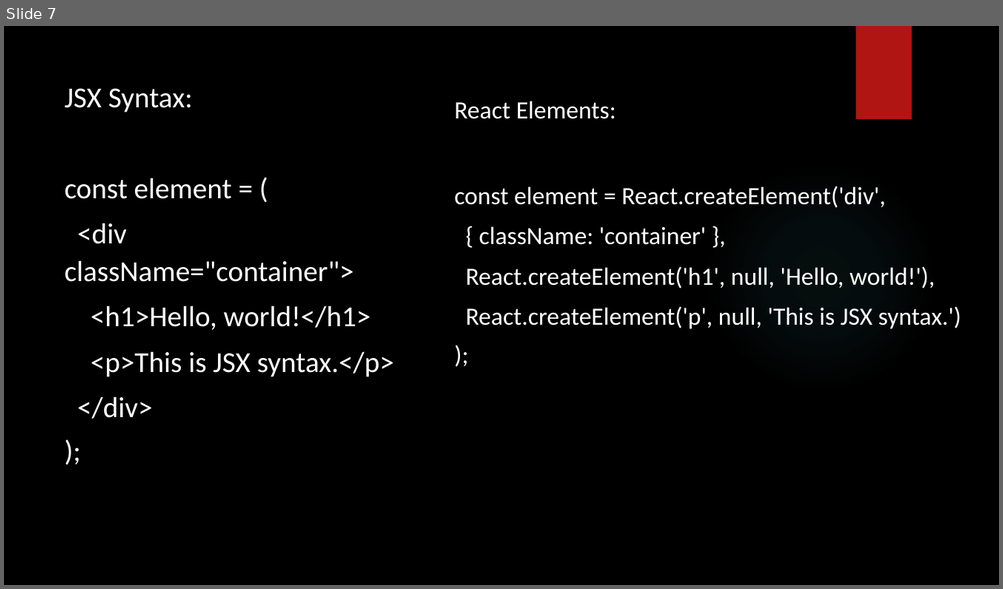
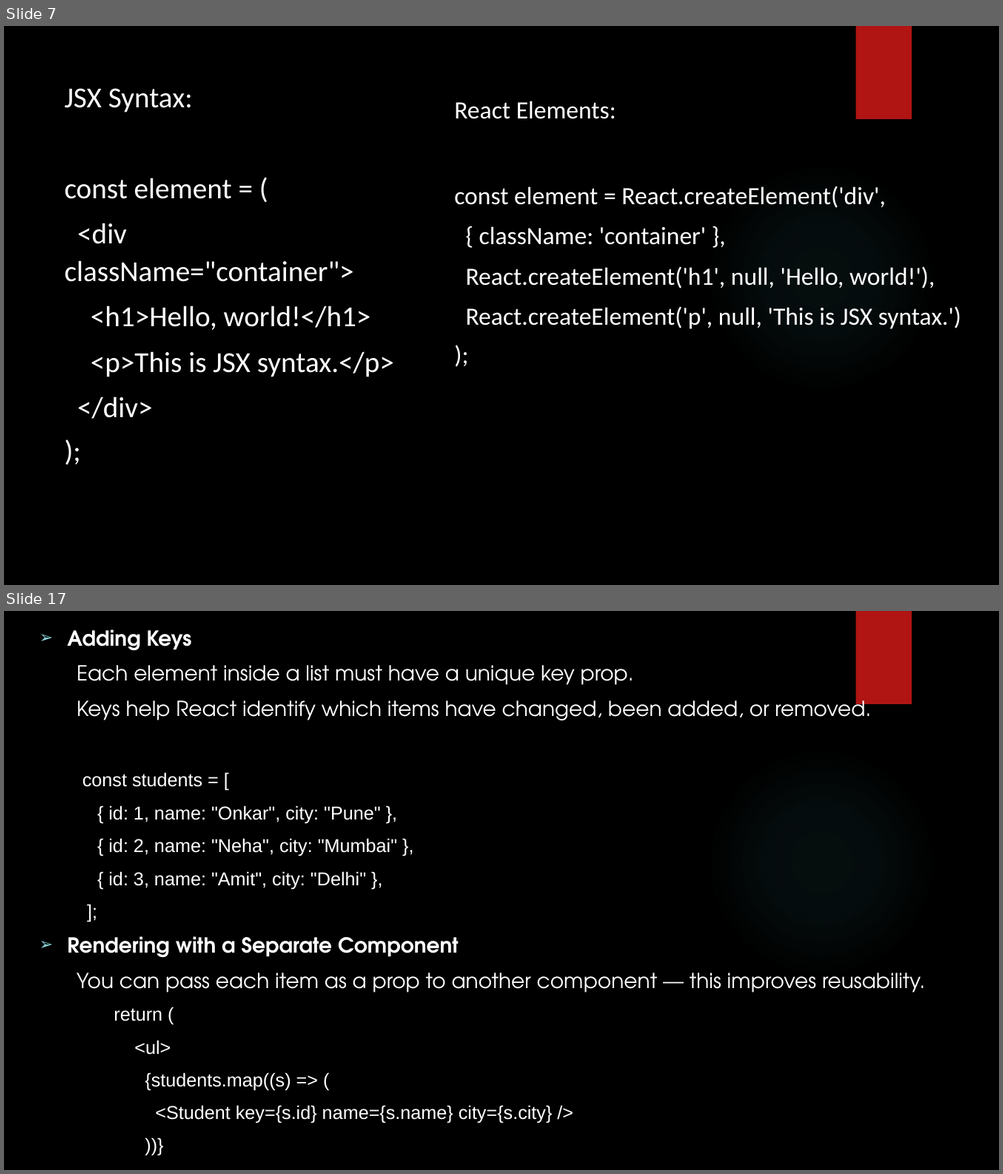
Before and after one commit to onkarbhawar111/React-batch-7-Oct, a slide deck: React PPT.pptx. Shown one above the other, each under a label of ours: slide 7 before the commit, slides 7 and 17 after it; the slides between them are not shown. The pictures are 1003x589 and 1003x1174 pixels, drawn with LibreOffice and Linux fonts; fonts in the diff are those of the drawing; background and template pictures are left out. Boxes give left, top, right and bottom in pixels: in the first picture for what was removed or moved away, otherwise in the second. Text is boxed around its words. In the diff, an @@ line names an element or a change of style, - is before the commit and + after.

```diff
--- a/React PPT.pptx
+++ b/React PPT.pptx
@@ slide 17 added at (4, 611, 999, 1170), background picture (left out); not listed: 2 template elements that a slide beside it also shows @@
@@ text added at (67, 629, 925, 1124), 20 pt, text #FFFFFF @@
+➢ Adding Keys
+Each element inside a list must have a unique key prop.
+Keys help React identify which items have changed, been added, or removed.
+const students = [
+{ id: 1, name: "Onkar", city: "Pune" },
+{ id: 2, name: "Neha", city: "Mumbai" },
+{ id: 3, name: "Amit", city: "Delhi" },
+];
+➢ Rendering with a Separate Component
+You can pass each item as a prop to another component — this improves reusability.
+  return (
+  <ul>
+  {students.map((s) => (
+  <Student key={s.id} name={s.name} city={s.city} />
+  ))}
+  </ul>
+  );
```
Also in this commit, not shown: 15 other slides added, 7 other files.
